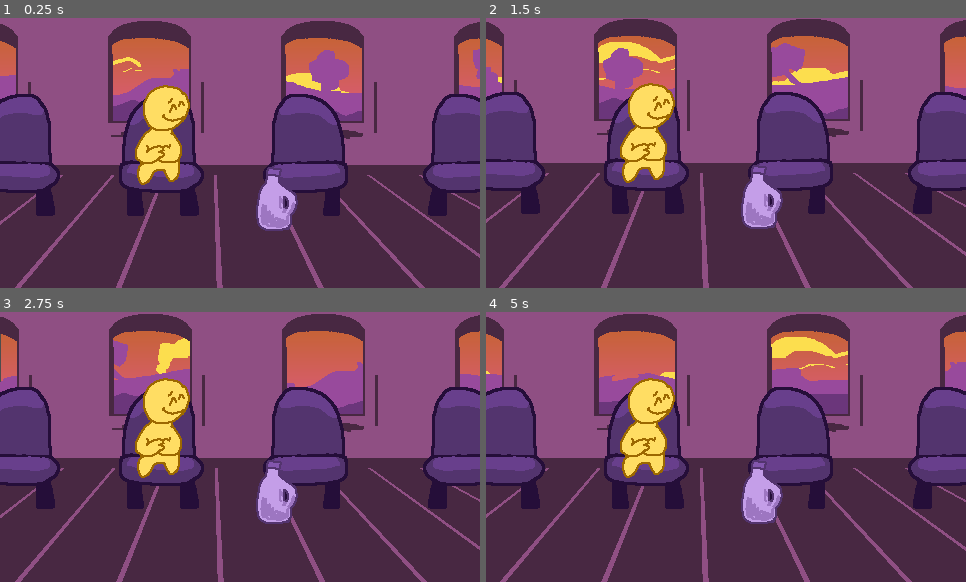
Above: before the commit, frames 1-4 (two rows, left to right).
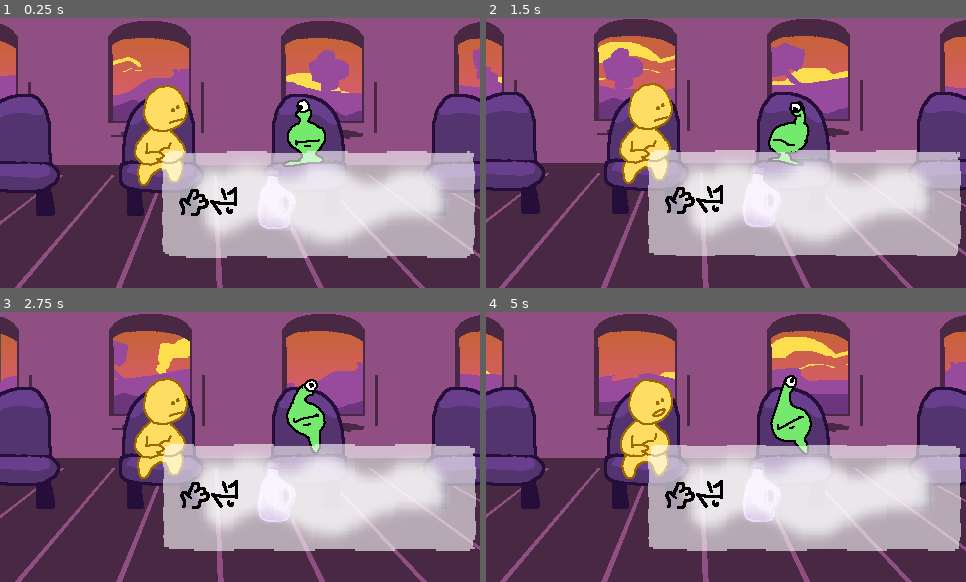
Above: after the commit, the same moments.

Repository: hryspider/GGJ-Committee-Team26
Game: Godot game, scene res://rooms/train.tscn
Two runs of this game, one before a commit and one after it. Both use one fixed random seed, a clock stepped at 60 frames per second and the inputs below. This scene is started directly instead of the project's main scene.
Inputs (mouse positions are in pixels of both pictures, inside the frame that each line leads up to):
- Up to frame 1 (0.25 s): no input
- Up to frame 2 (1.5 s): tap Enter at 0.5 s; move the mouse to (831, 139) at 0.52 s; hold D (right) 0.53-1.28 s; click (831, 139) at 0.6 s; move the mouse to (630, 166) at 1.27 s; hold S (down) from 1.28 s (still down); tap Q (dictionary) at 1.35 s
- Up to frame 3 (2.75 s): move the mouse to (288, 387) at 2.02 s; release S (down) at 2.03 s; hold D (right) from 2.03 s (still down); tap E (interact) at 2.1 s
- Up to frame 4 (5 s): move the mouse to (702, 501) at 2.77 s; release D (right) at 2.78 s; hold W (up) 2.78-3.53 s; click (702, 501) at 2.85 s; move the mouse to (870, 487) at 3.52 s; hold A (left) from 3.53 s (still down); tap Q (dictionary) at 3.6 s; move the mouse to (582, 406) at 4.27 s; tap E (interact) at 4.35 s

The runs differ from the first frame. In frame 1, 27% of the frame differs, in the area x 27-99%, y 24-89%; in frame 2, 27%; in frame 3, 27%; in frame 4, 27%, in the area x 27-99%, y 23-89%.

Commit message:
glorp no move

Diff:
--- /dev/null
+++ b/chat_log.gd
@@ -0,0 +1,9 @@
+extends CanvasLayer
+
+# Called when the node enters the scene tree for the first time.
+func _ready() -> void:
+	pass # Replace with function body.
+
+# Called every frame. 'delta' is the elapsed time since the previous frame.
+func _process(delta: float) -> void:
+	pass
--- /dev/null
+++ b/chat_log.tscn
@@ -0,0 +1,13 @@
+[gd_scene format=3 uid="uid://di31ssgua6hc8"]
+
+[ext_resource type="Script" uid="uid://b7ks35prxyn8d" path="res://chat_log.gd" id="1_8lort"]
+
+[node name="ChatLog" type="CanvasLayer" unique_id=503497551]
+script = ExtResource("1_8lort")
+
+[node name="VBoxContainer" type="VBoxContainer" parent="." unique_id=1415688662]
+anchors_preset = 15
+anchor_right = 1.0
+anchor_bottom = 1.0
+grow_horizontal = 2
+grow_vertical = 2
--- a/objects/glorp.gd
+++ b/objects/glorp.gd
@@ -16,7 +16,11 @@
 
 var eye_direction = 0
 var can_move = true
+var can_walk = true
 var masks = [false, false, false]
+
+var linecount = 0
+
 var current_emotion = -1:
 	set(value):
 		current_emotion = value
@@ -36,11 +40,14 @@
 		mask_sprite.add_child(arm_inst)
 		arms.append(arm_inst)
 
+	if get_parent().name == "Train": can_walk = false
+
 
 func _physics_process(delta):
 	if can_move:
 		var direction = Input.get_vector("left", "right", "up", "down")
 		speed = 200 if current_emotion == -1 else 100
+		if !can_walk: speed = 0
 		velocity = direction * speed
 		if direction and current_emotion == -1:
 			sprite.play("walk")
@@ -75,8 +82,13 @@
 func _on_sprite_animation_changed():
 	eye.visible = sprite.animation == "idle"
 
-
-
+func get_wanted_emotion(line):
+	return [true, true, true, true, false, false, false, true, false, false, true, false, true, true, true][line];
+	# you can't stop me harry
 
 func _on_sprite_frame_changed():
 	if sprite.animation == "walk" and fmod(sprite.frame, 3) == 1: splat.play()
+
+
+func _on_dialog_manager_newline() -> void:
+	linecount += 1
--- a/objects/npc.gd
+++ b/objects/npc.gd
@@ -39,4 +39,3 @@
 func finished_dialog():
 	talking = false
 	get_tree().get_first_node_in_group("player").can_move = true
-	LangaugeGlobals.spawn_talk_selector()
--- a/rooms/roomate_house.tscn
+++ b/rooms/roomate_house.tscn
@@ -297,7 +297,6 @@
 })
 content = "hello"
 duration = 1.0
-metadata/_custom_type_script = "uid://dy6gk2wb21yf2"
 
 [sub_resource type="Resource" id="Resource_7ofkf"]
 script = ExtResource("18_rxgj1")
@@ -308,7 +307,6 @@
 })
 content = "hello"
 duration = 1.0
-metadata/_custom_type_script = "uid://dy6gk2wb21yf2"
 
 [sub_resource type="Resource" id="Resource_gu4tk"]
 script = ExtResource("18_rxgj1")
@@ -319,7 +317,6 @@
 })
 content = "where milk?"
 duration = 3.0
-metadata/_custom_type_script = "uid://dy6gk2wb21yf2"
 
 [sub_resource type="Resource" id="Resource_yumyu"]
 script = ExtResource("18_rxgj1")
@@ -330,7 +327,6 @@
 })
 content = "me no know"
 duration = 3.0
-metadata/_custom_type_script = "uid://dy6gk2wb21yf2"
 
 [sub_resource type="Resource" id="Resource_oynf4"]
 script = ExtResource("18_rxgj1")
@@ -341,7 +337,6 @@
 })
 content = "fuck"
 duration = 1.0
-metadata/_custom_type_script = "uid://dy6gk2wb21yf2"
 
 [sub_resource type="Resource" id="Resource_q6hrm"]
 script = ExtResource("18_rxgj1")
@@ -352,7 +347,6 @@
 })
 content = "get milk at shop"
 duration = 3.0
-metadata/_custom_type_script = "uid://dy6gk2wb21yf2"
 
 [sub_resource type="Resource" id="Resource_cxmtu"]
 script = ExtResource("18_rxgj1")
@@ -363,7 +357,6 @@
 })
 content = "me no have money"
 duration = 3.0
-metadata/_custom_type_script = "uid://dy6gk2wb21yf2"
 
 [sub_resource type="Resource" id="Resource_gxmdy"]
 script = ExtResource("18_rxgj1")
@@ -373,7 +366,6 @@
 })
 content = "you have job?"
 duration = 3.0
-metadata/_custom_type_script = "uid://dy6gk2wb21yf2"
 
 [sub_resource type="Resource" id="Resource_bwj5o"]
 script = ExtResource("18_rxgj1")
@@ -384,7 +376,6 @@
 })
 content = "no"
 duration = 2.0
-metadata/_custom_type_script = "uid://dy6gk2wb21yf2"
 
 [sub_resource type="Resource" id="Resource_0wht8"]
 script = ExtResource("18_rxgj1")
@@ -395,7 +386,6 @@
 })
 content = "me no job"
 duration = 2.0
-metadata/_custom_type_script = "uid://dy6gk2wb21yf2"
 
 [sub_resource type="Resource" id="Resource_jffb1"]
 script = ExtResource("18_rxgj1")
@@ -405,7 +395,6 @@
 })
 content = "you must get job"
 duration = 2.5
-metadata/_custom_type_script = "uid://dy6gk2wb21yf2"
 
 [sub_resource type="Resource" id="Resource_neqdv"]
 script = ExtResource("18_rxgj1")
@@ -415,7 +404,6 @@
 })
 content = "at office"
 duration = 2.0
-metadata/_custom_type_script = "uid://dy6gk2wb21yf2"
 
 [sub_resource type="Resource" id="Resource_usfno"]
 script = ExtResource("18_rxgj1")
@@ -425,7 +413,6 @@
 })
 content = "no"
 duration = 1.5
-metadata/_custom_type_script = "uid://dy6gk2wb21yf2"
 
 [sub_resource type="Resource" id="Resource_xx6cq"]
 script = ExtResource("18_rxgj1")
@@ -436,7 +423,6 @@
 })
 content = "fuck you"
 duration = 1.0
-metadata/_custom_type_script = "uid://dy6gk2wb21yf2"
 
 [sub_resource type="Resource" id="Resource_1osfp"]
 script = ExtResource("18_rxgj1")
@@ -446,7 +432,6 @@
 })
 content = "glorp must get job"
 duration = 3.0
-metadata/_custom_type_script = "uid://dy6gk2wb21yf2"
 
 [sub_resource type="Resource" id="Resource_uyig2"]
 script = ExtResource("18_rxgj1")
@@ -457,7 +442,6 @@
 })
 content = "where glorp?"
 duration = 1.5
-metadata/_custom_type_script = "uid://dy6gk2wb21yf2"
 
 [sub_resource type="Resource" id="Resource_pdrys"]
 script = ExtResource("18_rxgj1")
@@ -468,7 +452,6 @@
 })
 content = "glorp"
 duration = 1.5
-metadata/_custom_type_script = "uid://dy6gk2wb21yf2"
 
 [sub_resource type="Resource" id="Resource_e4khp"]
 script = ExtResource("18_rxgj1")
@@ -478,7 +461,6 @@
 })
 content = "glorp must work"
 duration = 4.0
-metadata/_custom_type_script = "uid://dy6gk2wb21yf2"
 
 [sub_resource type="Resource" id="Resource_ioblm"]
 script = ExtResource("18_rxgj1")
@@ -489,7 +471,6 @@
 })
 content = "you get job glorp"
 duration = 2.0
-metadata/_custom_type_script = "uid://dy6gk2wb21yf2"
 
 [node name="RoomateHouse" type="Node2D" unique_id=848884293]
 y_sort_enabled = true
--- /dev/null
+++ b/rooms/train.gd
@@ -0,0 +1,13 @@
+extends Node2D
+
+@onready var dialog_manager = $DialogManager
+
+# Called when the node enters the scene tree for the first time.
+func _ready() -> void:
+	dialog_manager.start_dialog()
+	pass # Replace with function body.
+
+
+# Called every frame. 'delta' is the elapsed time since the previous frame.
+func _process(delta: float) -> void:
+	pass
--- a/rooms/train.tscn
+++ b/rooms/train.tscn
@@ -1,14 +1,18 @@
-[gd_scene format=3 uid="uid://cqqw11p4qg36u"]
+[gd_scene format=3 uid="uid://cc543m6lq2hgw"]
 
 [ext_resource type="Texture2D" uid="uid://blto0kjofcnyb" path="res://images/train.png" id="1_3mu53"]
+[ext_resource type="Script" uid="uid://bv5l7yneojvvu" path="res://rooms/train.gd" id="1_sbr4p"]
 [ext_resource type="Script" uid="uid://kp6pgxri0cns" path="res://objects/randomjitter.gd" id="2_51f8d"]
 [ext_resource type="Texture2D" uid="uid://do7yrsa5j0jej" path="res://images/trainmountains.png" id="3_51f8d"]
 [ext_resource type="Texture2D" uid="uid://b6jq7u41vdf5x" path="res://images/trainsky.png" id="3_nkojg"]
-[ext_resource type="Script" uid="uid://cfqn3kno76ykh" path="res://objects/parallax.gd" id="4_hapkl"]
+[ext_resource type="Script" path="res://objects/parallax.gd" id="4_hapkl"]
 [ext_resource type="Texture2D" uid="uid://em0akcqb3k51" path="res://images/traingrass.png" id="4_nkojg"]
 [ext_resource type="Texture2D" uid="uid://bcdicsr7l0xen" path="res://images/lvl3chair.png" id="7_hapkl"]
 [ext_resource type="Texture2D" uid="uid://dca043ly81rrx" path="res://images/trainguy.png" id="8_jp836"]
 [ext_resource type="Texture2D" uid="uid://dg4bqdcm1anr5" path="res://images/milk.png" id="9_yibk6"]
+[ext_resource type="PackedScene" path="res://ui/dialogmanager.tscn" id="10_xgass"]
+[ext_resource type="Script" path="res://ui/dialogline.gd" id="12_sbr4p"]
+[ext_resource type="PackedScene" uid="uid://bf44lvopd5hap" path="res://objects/glorp.tscn" id="13_kkx3h"]
 
 [sub_resource type="AtlasTexture" id="AtlasTexture_xgass"]
 atlas = ExtResource("8_jp836")
@@ -113,7 +117,110 @@
 "speed": 5.0
 }]
 
+[sub_resource type="Resource" id="Resource_kkx3h"]
+script = ExtResource("12_sbr4p")
+speaker = NodePath("../AnimatedSprite2D")
+animations = Dictionary[NodePath, String]({
+NodePath("../AnimatedSprite2D"): "talk"
+})
+content = "hello"
+duration = 5.0
+
+[sub_resource type="Resource" id="Resource_fy8s7"]
+script = ExtResource("12_sbr4p")
+speaker = NodePath("../AnimatedSprite2D")
+content = "me go house"
+duration = 5.0
+
+[sub_resource type="Resource" id="Resource_iw8hl"]
+script = ExtResource("12_sbr4p")
+speaker = NodePath("../AnimatedSprite2D")
+animations = Dictionary[NodePath, String]({
+NodePath("../AnimatedSprite2D"): "happy"
+})
+content = "me love milk"
+duration = 5.0
+
+[sub_resource type="Resource" id="Resource_j80o0"]
+script = ExtResource("12_sbr4p")
+speaker = NodePath("../AnimatedSprite2D")
+animations = Dictionary[NodePath, String]({
+NodePath("../AnimatedSprite2D"): "talk"
+})
+content = "you have milk?"
+duration = 5.0
+
+[sub_resource type="Resource" id="Resource_qfbrt"]
+script = ExtResource("12_sbr4p")
+speaker = NodePath("../AnimatedSprite2D")
+content = "me wife no love milk"
+duration = 5.0
+
+[sub_resource type="Resource" id="Resource_b1ba3"]
+script = ExtResource("12_sbr4p")
+speaker = NodePath("../AnimatedSprite2D")
+content = "me wife leave me"
+duration = 5.0
+
+[sub_resource type="Resource" id="Resource_b2xd5"]
+script = ExtResource("12_sbr4p")
+speaker = NodePath("../AnimatedSprite2D")
+content = "me no wife"
+duration = 5.0
+
+[sub_resource type="Resource" id="Resource_y6ju7"]
+script = ExtResource("12_sbr4p")
+speaker = NodePath("../AnimatedSprite2D")
+content = "you leave office?"
+duration = 5.0
+
+[sub_resource type="Resource" id="Resource_gbvhv"]
+script = ExtResource("12_sbr4p")
+speaker = NodePath("../AnimatedSprite2D")
+content = "me no love work"
+duration = 5.0
+
+[sub_resource type="Resource" id="Resource_8bvjl"]
+script = ExtResource("12_sbr4p")
+speaker = NodePath("../AnimatedSprite2D")
+content = "me boss bad"
+duration = 5.0
+
+[sub_resource type="Resource" id="Resource_j8l6x"]
+script = ExtResource("12_sbr4p")
+speaker = NodePath("../AnimatedSprite2D")
+content = "but me get money"
+duration = 5.0
+
+[sub_resource type="Resource" id="Resource_pb7uv"]
+script = ExtResource("12_sbr4p")
+speaker = NodePath("../AnimatedSprite2D")
+content = "me no know love"
+duration = 5.0
+
+[sub_resource type="Resource" id="Resource_xsbws"]
+script = ExtResource("12_sbr4p")
+speaker = NodePath("../AnimatedSprite2D")
+content = "you love me?"
+duration = 5.0
+
+[sub_resource type="Resource" id="Resource_giim7"]
+script = ExtResource("12_sbr4p")
+speaker = NodePath("../AnimatedSprite2D")
+content = "we get beer?"
+duration = 5.0
+
+[sub_resource type="Resource" id="Resource_q1shn"]
+script = ExtResource("12_sbr4p")
+speaker = NodePath("../AnimatedSprite2D")
+animations = Dictionary[NodePath, String]({
+NodePath("../AnimatedSprite2D"): "happy"
+})
+content = "fuck yes!"
+duration = 5.0
+
 [node name="Train" type="Node2D" unique_id=1352542439]
+script = ExtResource("1_sbr4p")
 
 [node name="Sprite2D2" type="Sprite2D" parent="." unique_id=398356781]
 texture_repeat = 2
@@ -174,9 +281,16 @@
 [node name="AnimatedSprite2D" type="AnimatedSprite2D" parent="." unique_id=1812223755]
 position = Vector2(158, 131)
 sprite_frames = SubResource("SpriteFrames_j80o0")
-animation = &"happy"
-frame_progress = 0.19751908
+animation = &"talk"
 
 [node name="Milk" type="Sprite2D" parent="." unique_id=803308898]
 position = Vector2(273, 178)
 texture = ExtResource("9_yibk6")
+
+[node name="DialogManager" parent="." unique_id=515690549 instance=ExtResource("10_xgass")]
+data = Array[ExtResource("12_sbr4p")]([SubResource("Resource_kkx3h"), SubResource("Resource_fy8s7"), SubResource("Resource_iw8hl"), SubResource("Resource_j80o0"), SubResource("Resource_qfbrt"), SubResource("Resource_b1ba3"), SubResource("Resource_b2xd5"), SubResource("Resource_y6ju7"), SubResource("Resource_gbvhv"), SubResource("Resource_8bvjl"), SubResource("Resource_j8l6x"), SubResource("Resource_pb7uv"), SubResource("Resource_xsbws"), SubResource("Resource_giim7"), SubResource("Resource_q1shn")])
+
+[node name="Glorp" parent="." unique_id=26475291 instance=ExtResource("13_kkx3h")]
+position = Vector2(303, 103)
+
+[connection signal="newline" from="DialogManager" to="Glorp" method="_on_dialog_manager_newline"]
--- a/ui/dialogmanager.gd
+++ b/ui/dialogmanager.gd
@@ -5,6 +5,7 @@
 @onready var complete = false
 var speech_bubble = preload("res://objects/speech_bubble.tscn")
 signal finished
+signal newline
 
 # Called when the node enters the scene tree for the first time.
 func _ready():
@@ -39,6 +40,7 @@
 		new_bubble.play()
 		await new_bubble.destroy_timer.timeout
 		curr_line += 1
+		emit_signal("newline")
 	complete = true
 	emit_signal("finished")
 	curr_line = 0
Not shown, added: chat_log.gd.uid
Not shown: 1 places in rooms/roomate_house.tscn that only renumber resources
Not shown, added: rooms/train.gd.uid
